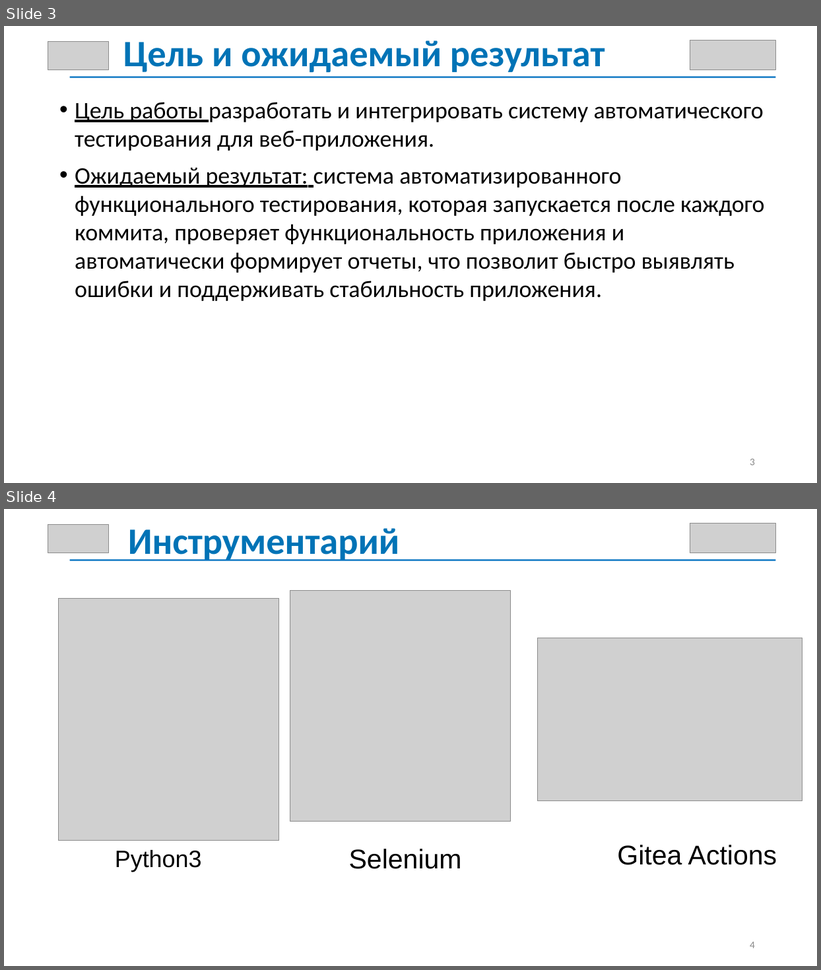
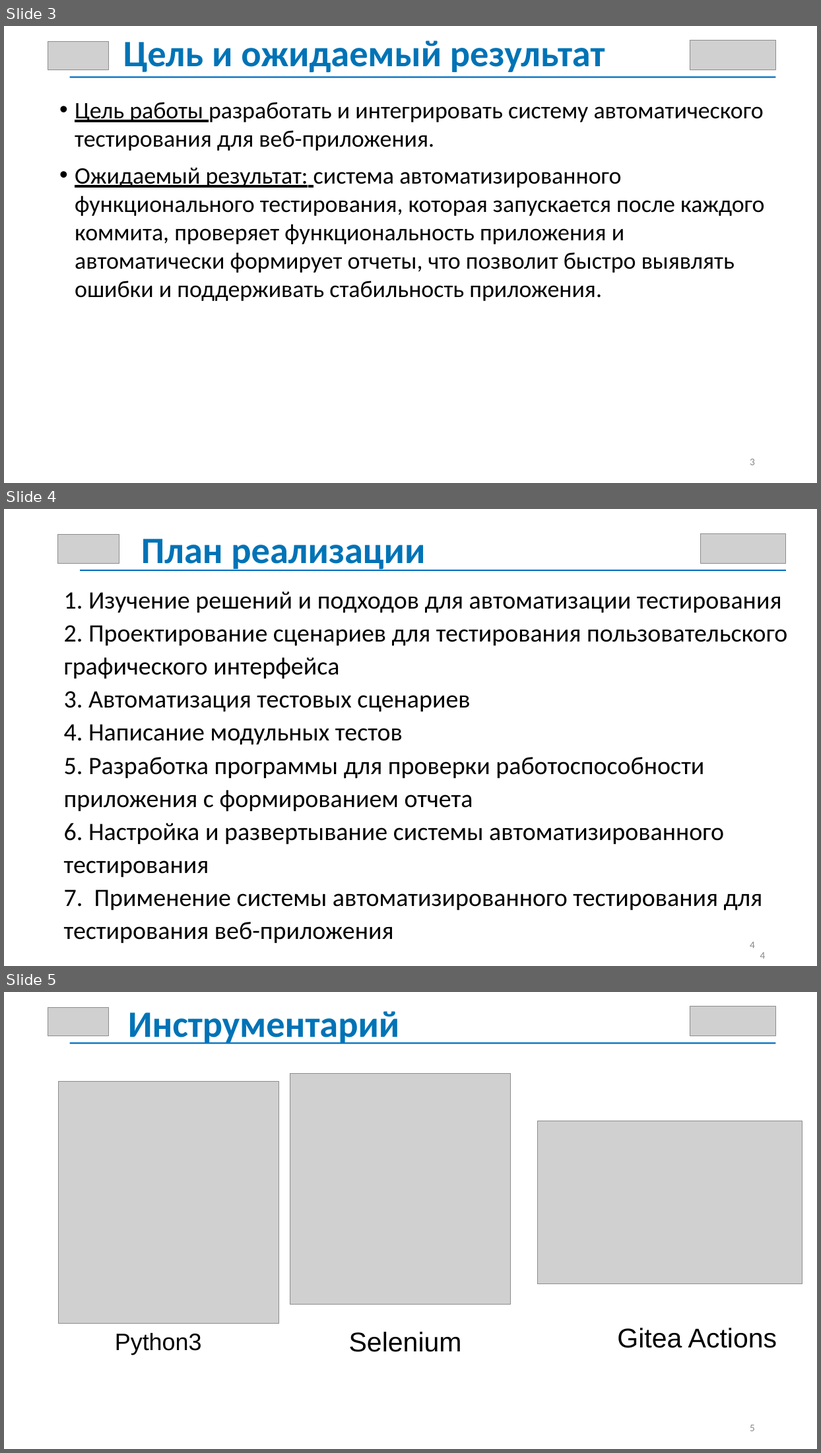
Before and after one commit to kub0metr/diplom_new, a slide deck: предзащита 2.pptx. Shown one above the other, each under a label of ours: slides 3 and 4 before the commit, slides 3, 4 and 5 after it. The pictures are 821x970 and 821x1453 pixels, drawn with LibreOffice and Linux fonts; fonts in the diff are those of the drawing; grey boxes stand for pictures. Boxes give left, top, right and bottom in pixels: in the first picture for what was removed or moved away, otherwise in the second. Text is boxed around its words. In the diff, an @@ line names an element or a change of style, - is before the commit and + after.

```diff
--- a/предзащита 2.pptx
+++ b/предзащита 2.pptx
@@ slide 4 added at (x1=4, y1=509, x2=817, y2=966), background #FFFFFF @@
@@ picture added at (x1=57, y1=535, x2=119, y2=564) @@
@@ text added at (x1=141, y1=539, x2=425, y2=571), 44 pt, text #0073B6, bold @@
+План реализации
@@ picture added at (x1=700, y1=533, x2=786, y2=563) @@
@@ rectangle added at (x1=81, y1=569, x2=787, y2=570), fill #0070C0 @@
@@ text added at (x1=64, y1=591, x2=787, y2=943), 29.6 pt, text #000000 @@
+1. Изучение решений и подходов для автоматизации тестирования
+2. Проектирование сценариев для тестирования пользовательского графического интерфейса
+3. Автоматизация тестовых сценариев
+4. Написание модульных тестов
+5. Разработка программы для проверки работоспособности приложения с формированием отчета
+6. Настройка и развертывание системы автоматизированного тестирования
+7. Применение системы автоматизированного тестирования для тестирования веб-приложения
@@ page number added at (x1=750, y1=942, x2=755, y2=949), 12 pt, text #888888 @@
+4
@@ page number added at (x1=760, y1=953, x2=766, y2=959), 12 pt, text #888888 @@
+4
@@ what was slide 4 is now slide 5 @@
@@ page number at (x1=750, y1=1425, x2=755, y2=1432): text changed @@
-4
+5
```
Also in this commit, not shown: 1 slide changed, 39 other files.
